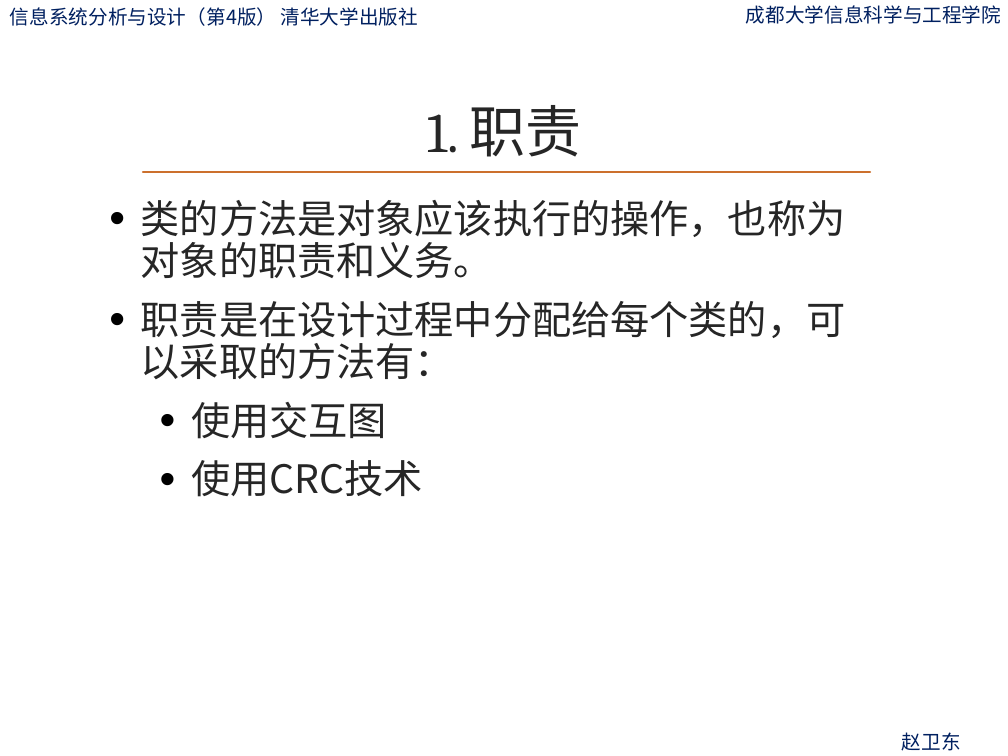
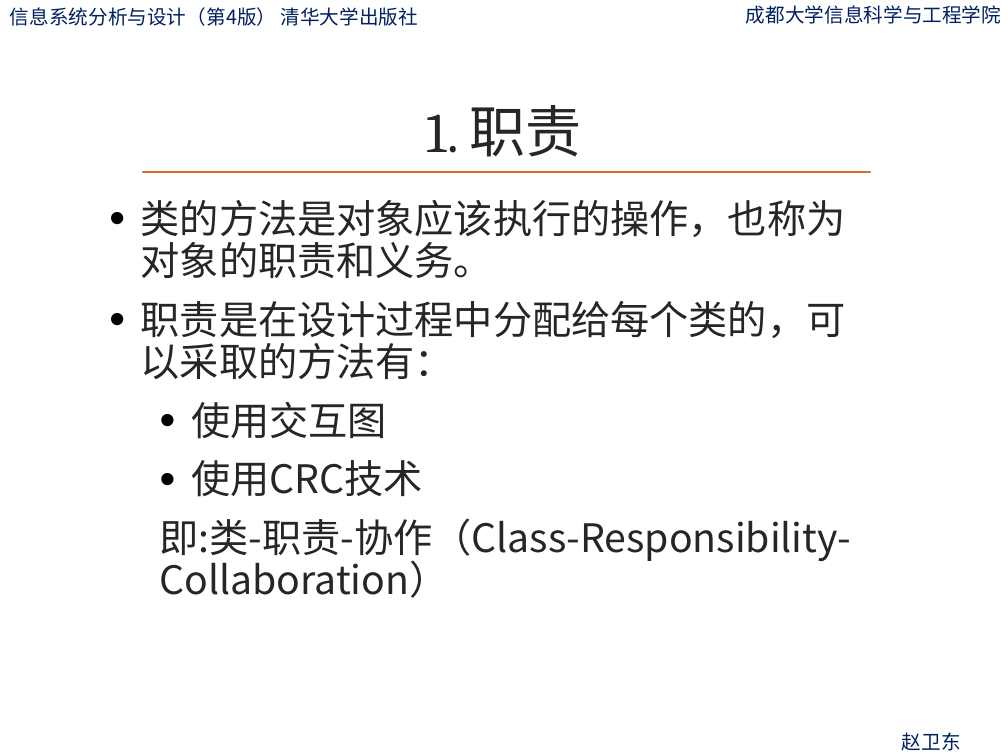
Before and after one commit to zwdcdu/is_analysis, a slide deck: slide 93 of ppt/第10章-系统总体设计.pptx. Drawn at 1008x756 pixels with LibreOffice and Linux fonts; fonts in the diff are those of the drawing; background and template pictures are left out. Boxes give left, top, right and bottom in pixels: in the first picture for what was removed or moved away, otherwise in the second. Text is boxed around its words. In the diff, an @@ line names an element or a change of style, - is before the commit and + after.

```diff
--- a/ppt/第10章-系统总体设计.pptx
+++ b/ppt/第10章-系统总体设计.pptx
@@ text at [160,518,852,598]: paragraph added @@
+  即:类-职责-协作（Class-Responsibility-Collaboration）
```
Also in this commit, not shown: 9 other slides changed, 4 other files.
